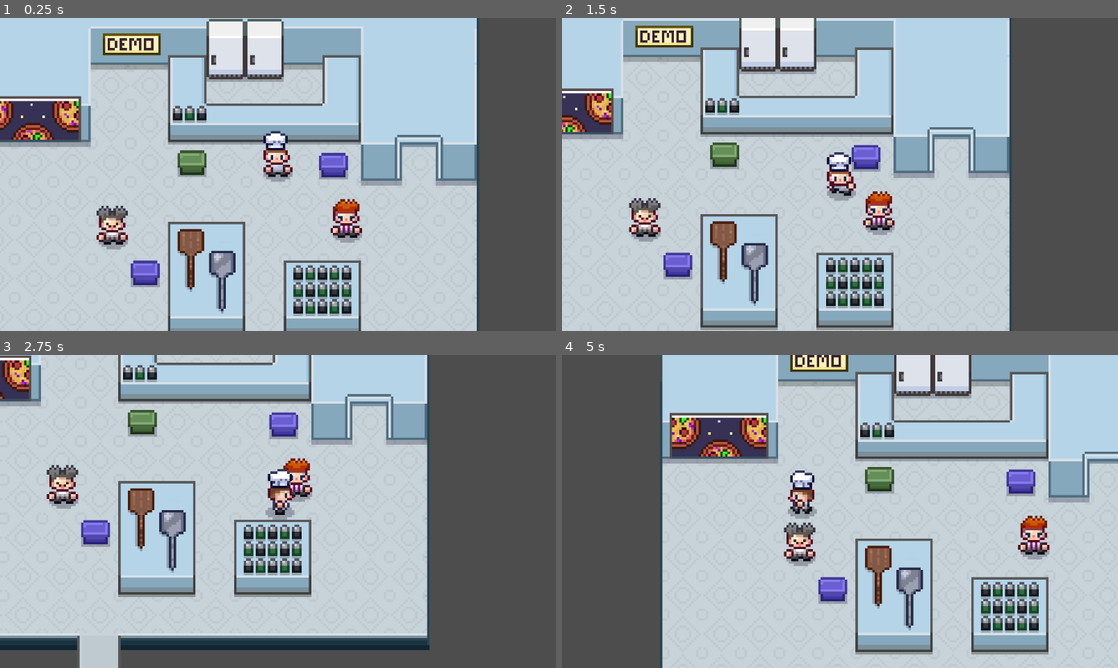
Above: before the commit, frames 1-4 (two rows, left to right).
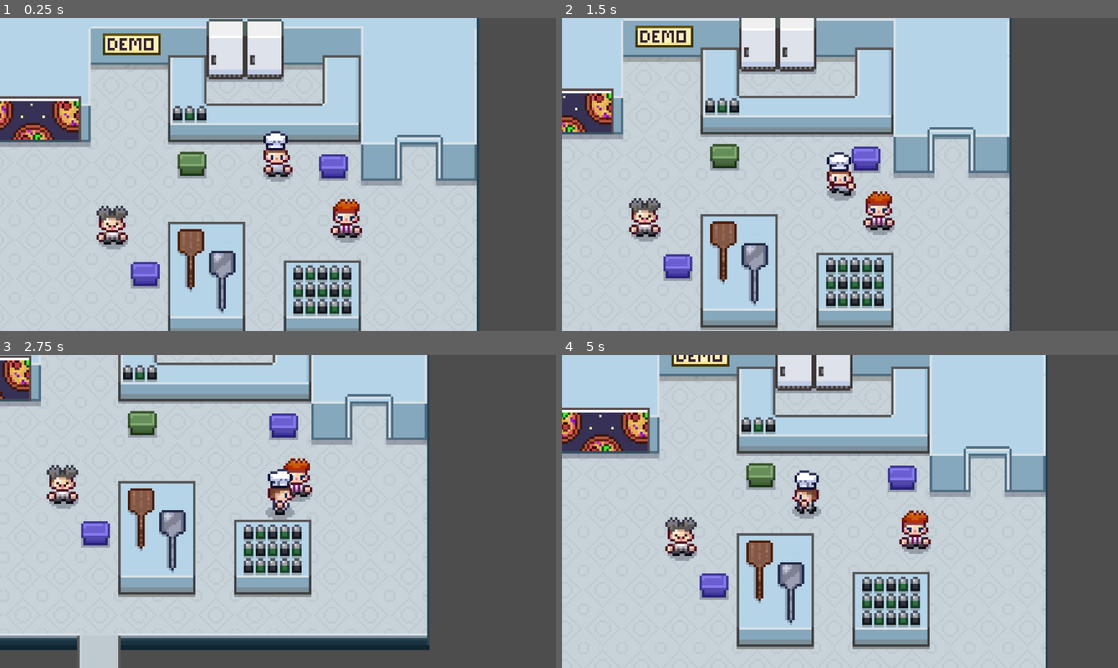
Above: after the commit, the same moments.

Repository: Stroomer/pizzalegends-godot
Game: Godot game, scene res://scenes/main.tscn
The game is run twice, just before and just after one commit, with the same random seed, the same clock (stepped at 60 frames per second) and the same inputs.
Inputs:
- Up to frame 1 (0.25 s): no input
- Up to frame 2 (1.5 s): tap Enter at 0.5 s; hold Right (ui_right) 0.53-1.28 s; hold Down (ui_down) from 1.28 s (still down)
- Up to frame 3 (2.75 s): release Down (ui_down) at 2.03 s; hold Right (ui_right) from 2.03 s (still down)
- Up to frame 4 (5 s): release Right (ui_right) at 2.78 s; hold Up (ui_up) 2.78-3.53 s; hold Left (ui_left) from 3.53 s (still down)

The runs differ from the first frame. In frame 1, 0.4% of the frame differs, in the area x 23-63%, y 42-87%; in frame 2, 0.5%; in frame 3, 0.4%; in frame 4, 60%, in the area x 0-100%, y 0-100%.

Commit message:
add cutscene beginnings

Diff:
--- a/project.godot
+++ b/project.godot
@@ -33,3 +33,4 @@
 
 textures/canvas_textures/default_texture_filter=0
 rendering_device/driver.windows="d3d12"
+2d/snap/snap_2d_transforms_to_pixel=true
--- a/scenes/main.gd
+++ b/scenes/main.gd
@@ -19,3 +19,19 @@
 	camera.set_following(hero);
 	camera.make_current();
 	add_child(camera);
+
+	await get_tree().create_timer(3.2).timeout;
+	start_cutscene();
+
+func start_cutscene()-> void:
+	var cutscene = load("res://scripts/cutscene.gd").new();
+	add_child(cutscene);
+
+	$CanvasLayer/cutscene_Sprite.visible = true;
+	DirectionController.set_locked(true);
+
+	await cutscene.cutscene_done;
+
+	cutscene.queue_free();
+	$CanvasLayer/cutscene_Sprite.visible = false;
+	DirectionController.set_locked(false);
--- a/scenes/main.tscn
+++ b/scenes/main.tscn
@@ -1,6 +1,15 @@
 [gd_scene format=3 uid="uid://cv3jyyy7golsk"]
 
 [ext_resource type="Script" uid="uid://dgm4oghsnnl3i" path="res://scenes/main.gd" id="1_o5qli"]
+[ext_resource type="Texture2D" uid="uid://0byjo2oaxrko" path="res://art/ui/cutscene-badge.png" id="2_0wfyh"]
 
 [node name="main" type="Node2D" unique_id=881771914]
 script = ExtResource("1_o5qli")
+
+[node name="CanvasLayer" type="CanvasLayer" parent="." unique_id=1043366720]
+
+[node name="cutscene_Sprite" type="Sprite2D" parent="CanvasLayer" unique_id=513449913]
+visible = false
+position = Vector2(1039.0002, 45.000015)
+scale = Vector2(5, 5)
+texture = ExtResource("2_0wfyh")
--- a/scenes/objects/chair/chair.gd
+++ b/scenes/objects/chair/chair.gd
@@ -5,11 +5,6 @@
 	"Green": "res://art/objects/chair-green.png",
 	"Blue":  "res://art/objects/chair-blue.png",
 };
-
-#@export_enum("Green", "Blue") var use_color = "Blue":
-	#set(new_use_color):
-		#use_color = new_use_color;
-		#_update_sprite();
 
 @export_enum("Green", "Blue")
 var use_color := "Blue":
--- /dev/null
+++ b/scripts/cutscene.gd
@@ -0,0 +1,8 @@
+extends Node
+
+signal cutscene_done;
+
+# Called when the node enters the scene tree for the first time.
+func _ready() -> void:
+	await get_tree().create_timer(1.2).timeout;
+	emit_signal("cutscene_done");
Not shown, added: scripts/cutscene.gd.uid
